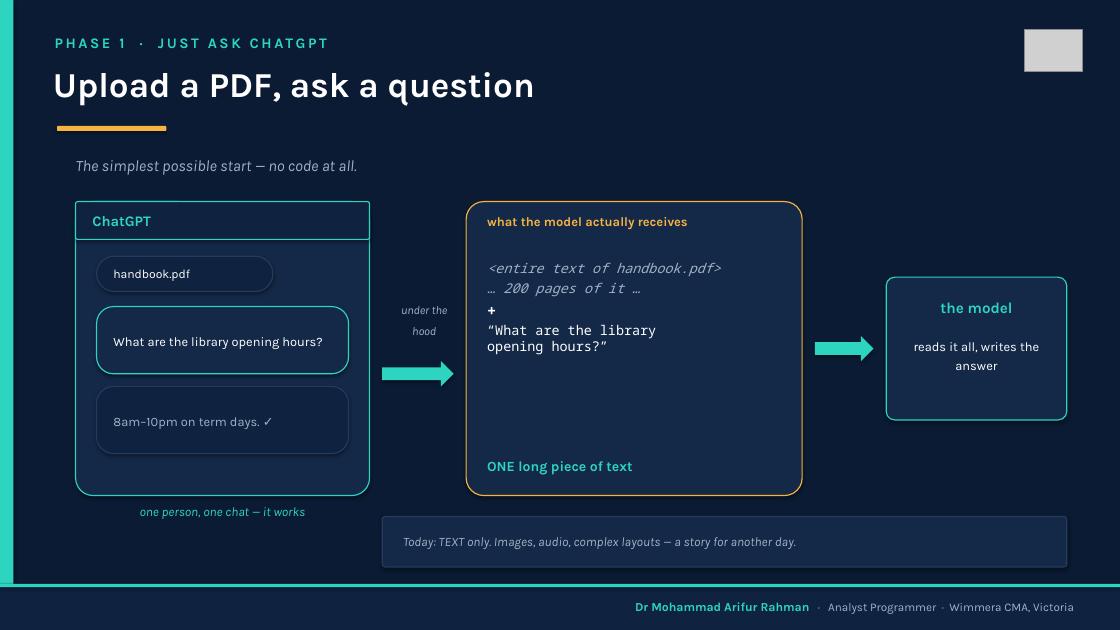
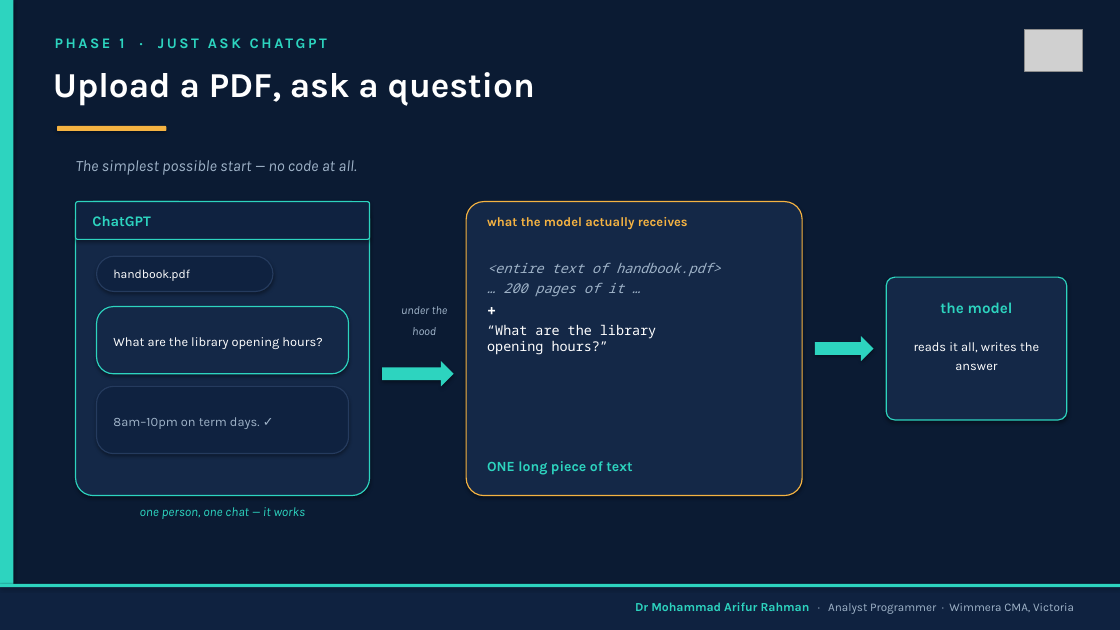
Before and after one commit to arifwcma/induction, a slide deck: slide 2 of lecture/deck.pptx. Drawn at 1120x630 pixels with LibreOffice and Linux fonts; fonts in the diff are those of the drawing; grey boxes stand for pictures. Boxes give left, top, right and bottom in pixels: in the first picture for what was removed or moved away, otherwise in the second. Text is boxed around its words. In the diff, an @@ line names an element or a change of style, - is before the commit and + after.

```diff
--- a/lecture/deck.pptx
+++ b/lecture/deck.pptx
@@ rounded rectangle removed at (382, 517, 1067, 567) @@
@@ text removed at (403, 537, 796, 549) @@
-Today: TEXT only. Images, audio, complex layouts — a story for another day.
```
Also in this commit, not shown: 5 other slides changed, 1 other file.
